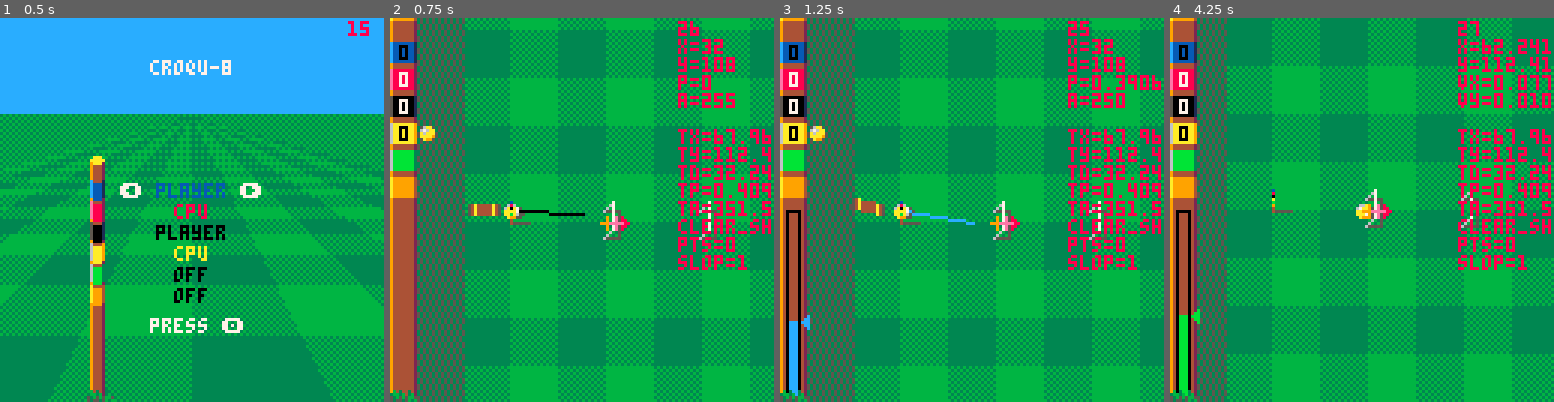
Above: before the commit, frames 1-4 (left to right).
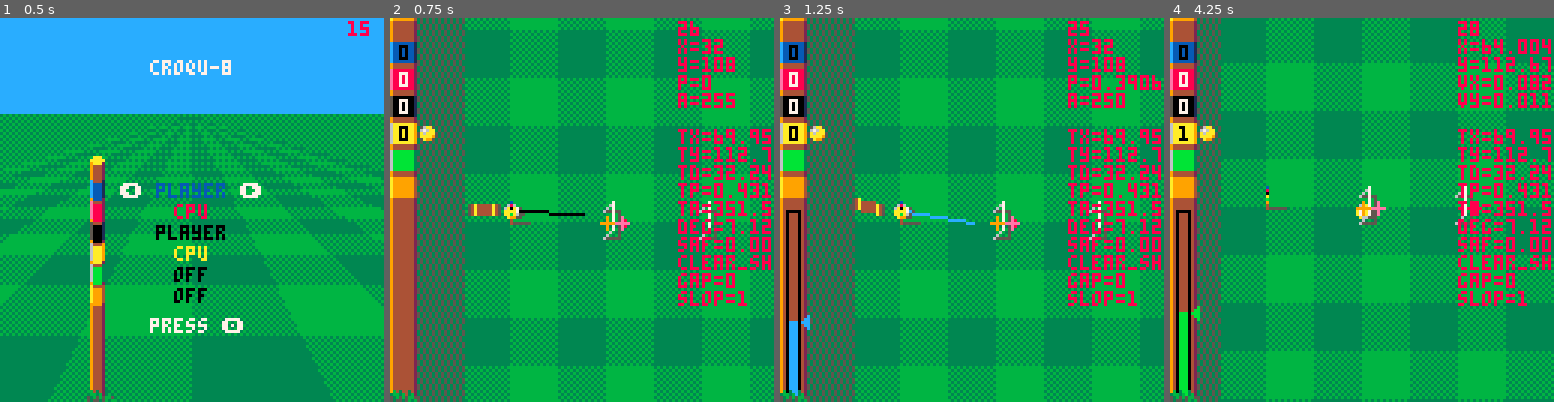
Above: after the commit, the same moments.

Repository: Joeltronics/croqu-8
Game: PICO-8 cartridge croquet.p8
Same seed, same stepped clock (60 frames per second), same inputs: the game is played once before the commit and once after it.
Inputs:
- Up to frame 1 (0.5 s): tap X (X key) at 0.33 s
- Up to frame 2 (0.75 s): tap O (Z key) at 0.7 s
- Up to frame 3 (1.25 s): tap X (X key) at 1.07 s
- Up to frame 4 (4.25 s): hold Right 1.6-2.1 s; tap O (Z key) every 0.4 s from 1.7 to 4.1 s; tap X (X key) at 1.85, 2.97, 4.08 s; hold Up 2.15-2.42 s; hold Right 2.47-3.03 s; hold Left 3.08-3.58 s; hold Down 3.63-3.97 s; hold Right from 4.02 s (still down)

Frame 1 is identical in both runs. In frame 2, 1.7% of the frame differs, in the area x 57-100%, y 28-75%; in frame 3, 1.7%; in frame 4, 10%, in the area x 2-100%, y 0-100%.

Commit message:
AI improvements

Diff:
--- a/croquet.p8
+++ b/croquet.p8
@@ -87,13 +87,13 @@
 -- AI logic consts
 --
 
-AI_TARGET_PAST_WICKET_POLE_DISTANCE = 4
+AI_TARGET_PAST_WICKET_POLE_DISTANCE = 6
 AI_TARGET_PAST_BALL_DISTANCE = 8
-AI_TOO_STEEP_MARGIN = 20
 AI_TARGET_AHEAD_OF_WICKET_DISTANCE = 8
 AI_CLEAR_SHOT_MIN_BALL_DISTANCE = 64
 AI_CLEAR_SHOT_MIN_BALL_DISTANCE_SQUARED = AI_CLEAR_SHOT_MIN_BALL_DISTANCE * AI_CLEAR_SHOT_MIN_BALL_DISTANCE
 AI_TARGET_BALL_MAX_WEIGHTED_DISTANCE = 128
+AI_TARGET_BALL_MAX_WEIGHTED_DISTANCE_EASY_SHOT = 24
 
 --
 -- Graphics Consts
@@ -184,6 +184,10 @@
 function lerp(a, b, t)
 	-- return a + t * (b - a)
 	return (1 - t) * a + t * b
+end
+
+function rlerp(val, a, b)
+	return (val - a) / (b - a)
 end
 
 function distance(dx, dy)
@@ -300,20 +304,8 @@
 end
 
 function ball_overlap(dx, dy)
-
-	-- Prevent overflow
-	-- if (abs(dx) + abs(dy) > 127) return 0, nil
-
-	-- local d2 = dx*dx + dy*dy
-
-	-- if (d2 and d2 > BALL_D2) return 0, nil
-
-	-- local d = sqrt(d2)
-
 	local d = distance(dx, dy)
-
 	local overlap = max(0, BALL_D + 0.25 - d) / d
-
 	return overlap, d
 end
 
@@ -336,10 +328,7 @@
 				dy = b1.y - b2.y
 			end
 
-			-- Prevent overflow
-			if (abs(dx) + abs(dy) <= 127) d2 = dx*dx + dy*dy
-
-			overlap, d = ball_overlap(dx, dy)
+			local overlap, d = ball_overlap(dx, dy)
 
 			if overlap > 0 then
 				any_collisions = true
@@ -727,8 +716,10 @@
 	local d = distance(dx, dy)
 
 	-- Determine a few flags that will be used later
-	local easy_shot, wrong_side, too_steep = cpu_check_next_wicket_flags(next_wicket, dx, dy, d)
-	local clear_shot = nearest_ball_distance_squared(player_ball) > AI_CLEAR_SHOT_MIN_BALL_DISTANCE_SQUARED
+	local easy_shot, wrong_side, target_angle_deg = cpu_check_next_wicket_flags(next_wicket, dx, dy, d)
+	local nearest_ball_d2 = nearest_ball_distance_squared(player_ball)
+	local clear_shot = nearest_ball_d2 > AI_CLEAR_SHOT_MIN_BALL_DISTANCE_SQUARED
+	local target_blocked = wicket_between(player_ball, tx, ty, false)
 
 	-- With no other balls in the way, this CPU player is too good - it can win before another player has a chance
 	-- But it does much worse when other balls are involved
@@ -737,50 +728,136 @@
 	local slop = 0
 	if (clear_shot) slop += 1
 
-	local points_ahead = points_ahead_of_next()
-	if (points_ahead >= 3) slop += 1
-	if (points_ahead >= 6) slop += 2
-	if (points_ahead >= 10) slop += 2
+	local lead_point_gap = lead_point_gap_of_lead_or_next()
+	if (lead_point_gap >= 3) slop += 1
+	if (lead_point_gap >= 5) slop += 1
+	if (lead_point_gap >= 7) slop += 1
+	if (lead_point_gap >= 9) slop += 1
+	if (lead_point_gap <= -2) slop -= 1
+	if (lead_point_gap <= -5) slop -= 1
 
 	--[[
-	First determine target point, without accounting for other balls
-
-	Target point might not be right under the wicket in some cases
-
-	- If we're at too steep of an angle, then aim slightly in front of wicket
-	- If there's another ball nearby and we don't have bonus shots yet, target it
+	First determine ideal target point, without accounting for other balls
+
+	Target point might not be right under the wicket in some cases - might want to aim slightly in front
 
 	TODO:
-	- See if we're lined up to score 2-3 wickets at once and go for that
-	- Figure out if there's a ball in the way of the target
+	- See if we're lined up in a way that can score 2 wickets at once (or even 2 wickets + pole) and go for that
+	- See if we can hit a ball past the next wicket
 	]]
 
-	local target_distance_past = 0
-
-	local target_ahead_of_wicket_distance = -AI_TARGET_AHEAD_OF_WICKET_DISTANCE
-	if (next_wicket.reverse) target_ahead_of_wicket_distance = -target_ahead_of_wicket_distance
+	local target_distance_past, play_safe_chance = 0, nil
 
 	if (easy_shot and not wrong_side) or next_wicket.pole then
-		-- Easy shot, or targeting a pole; no point checking if we should aim in front
+		-- Easy shot, or targeting a pole; no point trying any of the other logic
 		target_distance_past = AI_TARGET_PAST_WICKET_POLE_DISTANCE
 
-	elseif wrong_side and not too_steep then
-		-- Wrong side of wicket (by a lot, i.e. more than what would trigger too_steep), target even further in front
-		tx += 2 * target_ahead_of_wicket_distance
-
-	elseif too_steep or (player.bonus_shots and player.bonus_shots >= 2) or (d > 128) then
-		-- TODO: also factor in angle to wicket, and if player.shots > 1
-
-		-- Play it safe
-		-- Too steep to hit wicket directly, or we have 2 bonus shots, or we're far away
-		-- Target slightly in front of wicket to set up for next shot
-		tx += target_ahead_of_wicket_distance
+	elseif target_angle_deg >= 120 then
+		-- Wrong side of wicket (by a lot), keep targeting center of wicket
 
 	else
-		-- For medium-far shots, still might want to play it safe in certain conditions
-		local r = rnd()
-		if d > 64 and ((r >= 0.75) or (r >= 0.25 and slop >= 1)) then
-			tx += target_ahead_of_wicket_distance
+		-- Determine odds of playing it safe (targeting in
+		-- front of wicket instead of trying to go through)
+
+		if target_blocked or (player.bonus_shots or 0) >= 2 then
+			-- If target blocked, always play safe
+			-- Or if we have bonus shots we will lose on going through wicket, so no reason not to play this shot safe
+			-- TODO: don't do this when there's a ball in the way of the next wicket - would rather target that ball,
+			-- and targeting in front could make that not happen in some cases
+			play_safe_chance = 1
+
+		else
+			local angle_factor = max(0, rlerp(target_angle_deg, 30, 75))
+			local distance_factor = max(0, rlerp(d, 32, 192))
+			play_safe_chance = angle_factor + distance_factor
+
+			-- Slop factor - safer when shot will be less accurate
+			if slop >= 3 then
+				play_safe_chance *= 1.5
+			elseif slop >= 2 then
+				play_safe_chance *= 1.25
+			elseif slop >= 1 then
+				play_safe_chance *= 1.125
+			end
+
+			-- Extra (non bonus) shots factor
+			if player.shots >= 3 then
+				play_safe_chance *= 2
+			elseif player.shots >= 2 then
+				play_safe_chance *= 1.5
+			end
+
+			-- Factor in point gap - riskier when behind, safer when ahead
+			-- Note that this will also be reflected with slop_factor
+
+			if lead_point_gap >= 5 then
+				play_safe_chance *= 2
+			elseif lead_point_gap >= 3 then
+				play_safe_chance *= 1.5
+			elseif lead_point_gap >= -2 then
+				-- nothing
+			elseif lead_point_gap >= -5 then
+				play_safe_chance *= 0.75
+			elseif lead_point_gap >= -8 then
+				play_safe_chance *= 0.5
+			else
+				play_safe_chance = 0
+			end
+
+			-- If this is our last shot and there are other balls near the target,
+			-- play riskier since they might want to hit us
+			if player.shots + (player.bonus_shots or 0) <= 1 then
+				local target_nearest_ball_d2 = nearest_ball_distance_squared(player_ball, tx, ty)
+				if target_nearest_ball_d2 < 64 then -- d < 8
+					-- play_safe_chance -= 0.75
+					play_safe_chance *= 0.25
+				elseif target_nearest_ball_d2 < 256 then -- d < 16
+					-- play_safe_chance -= 0.5
+					play_safe_chance *= 0.5
+				elseif target_nearest_ball_d2 < 1024 then -- d < 32
+					-- play_safe_chance -= 0.25
+					play_safe_chance *= 0.75
+				elseif target_nearest_ball_d2 < 4096 then -- d < 64
+					-- play_safe_chance -= 0.125
+					play_safe_chance *= 7/8
+				end
+			end
+
+		end
+
+		-- If play_safe_chance < 10% or > 90%, snap to 0 or 1
+		if (play_safe_chance > 0.9) or (play_safe_chance >= 0.1 and play_safe_chance >= rnd()) then
+
+			-- Target in front of wicket
+
+			-- TODO: This logic can sometimes be bad, like when we just barely made it through the last wicket,
+			-- it causes us to aim further in front of the next wicket, which is worse for the nearby wicket
+
+			for i = 1,3 do
+
+				local tx_was, target_blocked_was = tx, target_blocked
+
+				if next_wicket.reverse then
+					tx += AI_TARGET_AHEAD_OF_WICKET_DISTANCE
+				else
+					tx -= AI_TARGET_AHEAD_OF_WICKET_DISTANCE
+				end
+
+				-- Update target_blocked for new target
+				target_blocked = wicket_between(player_ball, tx, ty, false)
+
+				-- If target isn't blocked, then we're fine with this position
+				if (not target_blocked) break
+
+				-- If target became blocked from this, then stick with what it was before
+				if not target_blocked_was then
+					-- This would make the target become newly blocked, so don't do it
+					tx, target_blocked = tx_was, target_blocked_was
+					break
+				end
+
+				-- Otherwise, target was blocked before, and still is - try next step further...
+			end
 
 		else
 			-- Targeting wicket directly
@@ -788,36 +865,41 @@
 			ty += cpu_shift_y_away_from_center_of_wicket(dy)
 			target_distance_past = AI_TARGET_PAST_WICKET_POLE_DISTANCE
 		end
-	end
-
-	--
-	-- Now check if we want to target another ball
-	--
-
-	local targeting_ball = false
-
-	if not (easy_shot or player.bonus_shots) then
+
+	end
+
+	local target_ball
+
+	if target_blocked or not player.bonus_shots then
 		-- No bonus shots, so target another ball to get them
-		-- (nnless it's an easy shot, then it's not worth it)
-		-- TODO: sometimes this could still be worth it even with easy shots, just to move other ball
-
-		local bx, by = cpu_target_ball(player_ball, next_wicket, too_steep, wrong_side)
-
-		if bx then
-			-- TODO: don't necessarily target ball head-on - adjust angle a smidge toward next wicket
-			tx, ty = bx, by
-			target_distance_past = AI_TARGET_PAST_BALL_DISTANCE
-			targeting_ball = true
-		end
-	end
-
-	-- TODO: if at this point there's a ball between here and the target, target that ball instead
+		-- Or target is blocked
+
+		target_ball = cpu_target_ball(player_ball, next_wicket, wrong_side, easy_shot, target_blocked)
+
+		if target_ball then
+			tx, ty = adjust_target_for_ball(tx, ty, target_ball)
+		end
+	end
+
+	-- Check if there's a ball between here and whatever is the current target
+	-- If so, target that ball instead
+
+	local other_ball_margin = 2
+	if (d <= 16) other_ball_margin = 0
+
+	local target_ball_between = ball_between(player_ball, tx, ty, other_ball_margin)
+	if target_ball_between then
+		target_ball = target_ball_between
+		tx, ty = adjust_target_for_ball(tx, ty, target_ball)
+	end
 
 	--
 	-- Target slightly past chosen point
 	--
 
-	tx_orig, ty_orig = tx, ty
+	local tx_orig, ty_orig = tx, ty
+
+	if (target_ball) target_distance_past = AI_TARGET_PAST_BALL_DISTANCE
 
 	if target_distance_past > 0 then
 		tx, ty = cpu_target_past(player_ball, tx, ty, target_distance_past)
@@ -827,19 +909,15 @@
 	-- Determine angle & power to hit target
 	--
 
-	local target_power, target_angle = cpu_determine_target_power_angle(player_ball, tx, ty, targeting_ball)
+	local target_power, target_angle = cpu_determine_target_power_angle(player_ball, tx, ty, target_ball)
 
 	--
 	-- Add slop
 	--
 
-	if (targeting_ball and points_ahead <= 0) slop -= 1
-
-	slop = max(0, slop)
-
-	for i = 0,slop do
-		target_power, target_angle = cpu_add_error(target_power, target_angle)
-	end
+	if (target_ball and lead_point_gap <= 0) slop -= 1
+
+	target_power, target_angle = cpu_add_error(target_power, target_angle, slop)
 
 	target_angle = round(target_angle * 256) / 256
 	target_power = clip_num(target_power, SHOT_POWER_METER_RATE, 1.0)
@@ -854,38 +932,52 @@
 		x_orig=tx_orig,
 		y_orig=ty_orig,
 		slop=slop,
+		target_angle_deg=target_angle_deg,
 		easy_shot=easy_shot,
 		wrong_side=wrong_side,
-		too_steep=too_steep,
+		target_blocked=target_blocked,
 		clear_shot=clear_shot,
 		targeting_ball=targeting_ball,
-		points_ahead=points_ahead,
+		lead_point_gap=lead_point_gap,
+		play_safe_chance=play_safe_chance,
 	}
 end
 
+function adjust_target_for_ball(tx, ty, target_ball)
+
+	-- Don't target ball head-on - adjust angle a smidge toward previous tx/ty
+
+	local tx_new, ty_new = target_ball.x, target_ball.y
+
+	local dx, dy = tx - target_ball.x, ty - target_ball.y
+	local d = distance(dx, dy)
+	if d then
+		local scale = 0.5 * BALL_R / d
+		tx_new += dx * scale
+		ty_new += dy * scale
+	end
+
+	return tx_new, ty_new
+end
+
 function cpu_check_next_wicket_flags(next_wicket, dx, dy, d)
 
-	local easy_shot, wrong_side, too_steep = false, false, false
+	local easy_shot, wrong_side, target_angle_deg = false, false, 0
 
 	if next_wicket.pole then
 		easy_shot = d < 16
 
 	else
-		easy_shot = abs(dx) < 16 and abs(dy) < 4
-
-		if next_wicket.reverse then
-			wrong_side = dx > 0
-		else
-			wrong_side = dx < 0
-		end
-
-		if not easy_shot then
-			local target_angle_deg = ((360*atan2(dx, dy) + 180) % 360) - 180
-			too_steep = (90 - AI_TOO_STEEP_MARGIN) < abs(target_angle_deg) and abs(target_angle_deg) < (90 + AI_TOO_STEEP_MARGIN)
-		end
-	end
-
-	return easy_shot, wrong_side, too_steep
+		if (next_wicket.reverse) dx = -dx
+
+		wrong_side = dx < 0
+
+		target_angle_deg = abs(((360*atan2(dx, dy) + 180) % 360) - 180)
+
+		easy_shot = (abs(dx) < 16 and target_angle_deg < 30) or (abs(dx) < 8 and abs(dy) < 4)
+	end
+
+	return easy_shot, wrong_side, target_angle_deg
 end
 
 function cpu_target_past(player_ball, tx, ty, extra_distance)
@@ -911,53 +1003,58 @@
 	return 0
 end
 
-function nearest_ball_distance_squared(ball)
-	-- Note: balls more than 127 away in either dimension will be ignored
+function nearest_ball_distance_squared(ball, x, y)
+	x, y = x or ball.x, y or ball.y
 	local d2 = 32767
 	for other_ball in all(balls) do
 		if other_ball != ball then
-			local dx, dy = abs(ball.x - other_ball.x), abs(ball.y - other_ball.y)
-			-- Protect against overflow
-			if dx <= 127 and dy <= 127 then
-				d2 = min(d2, dx*dx + dy*dy)
-			end
+			local other_ball_d2 = distance_squared(ball.x - other_ball.x, ball.y - other_ball.y)
+			if (other_ball_d2) d2 = min(d2, other_ball_d2)
 		end
 	end
 	return d2
 end
 
-function points_ahead_of_next()
-	local score = players[player_idx].last_wicket_idx
-
-	local points_ahead = 32767
+function lead_point_gap_of_lead_or_next()
+
+	local max_other_player_wicket = 0
 
 	for i = 1,#players do
 		local p = players[i]
 		if i != player_idx and p.enabled then
-			local delta = score - p.last_wicket_idx
-			if (delta <= 0) return 0
-			points_ahead = min(points_ahead, delta)
-		end
-	end
-
-	-- In case of single-player game
-	if (points_ahead == 32767) points_ahead = 0
-
-	return points_ahead
-end
-
-function wicket_between(x1, y1, x2, y2)
+			max_other_player_wicket = max(max_other_player_wicket, p.last_wicket_idx)
+		end
+	end
+
+	return players[player_idx].last_wicket_idx - max_other_player_wicket
+end
+
+function wicket_between(ball, tx, ty, target_is_ball, margin)
+
+	local x1, y1, x2, y2 = ball.x, ball.y, tx, ty
 
 	local line_dx, line_dy = x2 - x1, y2 - y1
 
-	local d2 = distance_squared(line_dx, line_dy)
-
-	-- In case of overflow, just return that it's not between (as well as when distance 0)
-	if ((not d2) or d2 == 0) return false
+	local d2 = distance_squared(line_dx, line_dy) or 0
+
+	-- In case of overflow or distance 0, just return that it's not between
+	if (d2 <= 0) return false
+	local d = sqrt(d2)
+	if (d <= 0) return false
+
+	-- We don't want to use center of ball, but rather outer edges of ball
+	-- (e.g. in case our ball, or target ball, is straddling a wicket)
+	-- So instead of checking if t is in range [0, 1] below, use slightly smaller range
+	local t_min = BALL_R / d
+
+	local t_max = 1
+	if (target_is_ball) t_max = 1 - t_min
+
+	if (t_min >= t_max or t_max <= 0 or t_min >= 1) return false
 
 	for wicket in all(WICKET_COLLISION_POINTS) do
 		-- Hidden wickets would be redundant
-		-- TODO: instead, maintain separate list of hidden wickets and just iterate that
+		-- TODO optimization: instead, maintain separate list of non-hidden wickets and just iterate that
 		if not wicket.hidden then
 
 			-- Determine distance from point (wicket.x, wicket.y) to line segment [(x1, y1), (x2, y2)]
@@ -967,18 +1064,20 @@
 
 			-- Project point onto the line
 
-			-- First, determine interpolation parameter t: 0 = at (x1, y1), 1 = at (y2, y2)
+			-- First, determine interpolation parameter along line segment: t = 0 at (x1, y1), 1 at (y2, y2)
 			local dot = wicket_dx * line_dx + wicket_dy * line_dy
 			local t = dot / d2
 
-			-- If t is not in range [0, 1], then point on this line is not within the segment
-			if 0 < t and t < 1 then
+			-- If t is not in range [0, 1] (or slightly less - see above), then projected point is beyond ends of line segment
+			-- If it is, then project it onto line segment, and check distance from projected point
+			if t_min < t and t < t_max then
 				local proj_x = lerp(x1, x2, t)
 				local proj_y = lerp(y1, y2, t)
 
+				-- TODO optimization: only need to compare distance^2 for this
 				local wicket_distance = distance(wicket.x - proj_x, wicket.y - proj_y)
 
-				if (wicket_distance < 4) return true
+				if (wicket_distance < BALL_POLE_D + (margin or 0)) return true
 			end
 		end
 	end
@@ -986,21 +1085,76 @@
 	return false
 end
 
-function cpu_target_ball(player_ball, next_wicket, too_steep, wrong_side)
+function ball_between(ball, tx, ty, margin)
+	-- Checks if there are any balls between ball & target. If so, returns the ball that is closest to ball
+	-- Largely copied from wicket_between(), but a few differences
+	-- TODO: try to consolidate these functions?
+
+	local x1, y1, x2, y2 = ball.x, ball.y, tx, ty
+
+	local line_dx, line_dy = x2 - x1, y2 - y1
+	local d2 = distance_squared(line_dx, line_dy) or 0
+	if (d2 <= 0) return false
+	local d = sqrt(d2)
+	if (d <= 0) return false
+
+	local t_min = BALL_R / d
+
+	-- Unlike wicket_between(), we leave t_max as 1 - if a ball is overlapping the target, then still want to target the ball
+	local t_max = 1
+	-- local t_max = 1 + t_min -- TODO: would this be better?
+
+	if (t_max <= 0 or t_min >= 1 or t_min >= t_max) return false
+
+	local closest_ball = nil
+	local closest_ball_d2 = nil
+
+	for other_ball in all(balls) do
+		if other_ball != ball then
+			local ball_dx = other_ball.x - ball.x
+			local ball_dy = other_ball.y - ball.y
+
+			local t = (ball_dx * line_dx + ball_dy * line_dy) / d2
+
+			if t_min < t and t < t_max then
+				local proj_x = lerp(x1, x2, t)
+				local proj_y = lerp(y1, y2, t)
+				local ball_distance = distance(other_ball.x - proj_x, other_ball.y - proj_y)
+
+				if (ball_distance <= BALL_D + (margin or 0)) then
+					local other_ball_d2 = distance_squared(ball_dx, ball_dy)
+					if (not closest_ball_d2) or other_ball_d2 < closest_ball_d2 then
+						closest_ball, closest_ball_d2 = other_ball, other_ball_d2
+					end
+				end
+			end
+		end
+	end
+
+	return closest_ball
+end
+
+function cpu_target_ball(player_ball, next_wicket, wrong_side, easy_shot, target_blocked)
 
 	local tx, ty = next_wicket[1], next_wicket[2]
-	local dx, dy = tx - player_ball.x, ty - player_ball.y
-
-	-- Only target ball if the weighted distance is less than this
-	local best_score = AI_TARGET_BALL_MAX_WEIGHTED_DISTANCE
-	if (not (too_steep or wrong_side)) best_score = min(best_score, 0.75*distance(dx, dy))
+	local d = distance(tx - player_ball.x, ty - player_ball.y)
+
+	-- Only target a ball if the weighted distance is less than this
+	local best_score = min(0.75*d, AI_TARGET_BALL_MAX_WEIGHTED_DISTANCE)
+
+	if wrong_side or target_blocked then
+		-- In one of these cases, always go for closest ball (within a reasonable range)
+		best_score = AI_TARGET_BALL_MAX_WEIGHTED_DISTANCE
+	elseif easy_shot then
+		-- May still want to target another ball just to move it - but only if it's not far out of the way
+		best_score = min(best_score, AI_TARGET_BALL_MAX_WEIGHTED_DISTANCE_EASY_SHOT)
+	end
 
 	-- Figure out best ball to target for bonus shot
-	local bx, by
+	-- local bx, by
+	local target_ball
 	for b in all(balls) do
-		if b != player_ball and not wicket_between(player_ball.x, player_ball.y, b.x, b.y) then
-
-			-- TODO: check if there's a wicket/pole in the way (not simple!)
+		if b != player_ball and not wicket_between(player_ball, b.x, b.y, true, 1.5) then
 
 			local d_self = distance(b.x - player_ball.x, b.y - player_ball.y)
 
@@ -1017,15 +1171,15 @@
 
 			if score < best_score then
 				-- This is the best candidate so far
-				bx, by, best_score = b.x, b.y, score
-			end
-		end
-	end
-
-	return bx, by
-end
-
-function cpu_determine_target_power_angle(player_ball, tx, ty, targeting_ball)
+				target_ball, best_score = b, score
+			end
+		end
+	end
+
+	return target_ball
+end
+
+function cpu_determine_target_power_angle(player_ball, tx, ty, target_ball)
 
 	dx, dy = tx - player_ball.x, ty - player_ball.y
 	local target_angle = atan2(dx, dy)
@@ -1035,33 +1189,41 @@
 	local target_power = sqrt(d) / 14
 
 	-- If we're targeting a nearby ball, increase power
-	-- Note that "cpu_target_past" has already been handled
-	if (targeting_ball and d < 16) target_power *= 2
+	-- Note that "cpu_target_past" has already been handled, so don't need to add extra for that
+	if target_ball then
+		if d < 16 then
+			target_power *= 2
+		elseif d < 32 then
+			target_power *= 1.5
+		end
+	end
 
 	target_power = clip_num(target_power, SHOT_POWER_METER_RATE, 1-SHOT_POWER_METER_RATE)
 
 	return target_power, target_angle
 end
 
-function cpu_add_error(target_power, target_angle)
-
-	local angle_err
-
-	local r = rnd()
-	if r > 0.9 then
-		angle_err = 2*ANGLE_STEP
-	elseif r > 0.75 then
-		angle_err = ANGLE_STEP
-	elseif r > 0.25 then
-		angle_err = 0
-	elseif r > 0.1 then
-		angle_err = -ANGLE_STEP
-	else
-		angle_err = -2*ANGLE_STEP
-	end
-	target_angle = (target_angle + angle_err) % 1.0
-
-	target_power += (rnd() - 0.5) / 32
+function cpu_add_error(target_power, target_angle, slop)
+	if slop > 0 then
+
+		local angle_err
+
+		local r = rnd()
+		if r > 0.9 then
+			angle_err = 2*ANGLE_STEP
+		elseif r > 0.75 then
+			angle_err = ANGLE_STEP
+		elseif r > 0.25 then
+			angle_err = 0
+		elseif r > 0.1 then
+			angle_err = -ANGLE_STEP
+		else
+			angle_err = -2*ANGLE_STEP
+		end
+		target_angle = (target_angle + slop * angle_err) % 1.0
+
+		target_power += slop * (rnd() - 0.5) / 32
+	end
 
 	return target_power, target_angle
 end
@@ -1904,14 +2066,16 @@
 			print('td=' .. player.cpu_target.d)
 			print('tp=' .. player.cpu_target.power)
 			print('ta=' .. (player.cpu_target.angle * 360))
+			print('deg=' .. player.cpu_target.target_angle_deg)
+			print('saf=' .. (player.cpu_target.play_safe_chance or 'nil'))
 
 			if (player.cpu_target.easy_shot) print('easy_shot')
+			if (player.cpu_target.target_blocked) print('target_blocked')
 			if (player.cpu_target.wrong_side) print('wrong_side')
-			if (player.cpu_target.too_steep) print('too_steep')
 			if (player.cpu_target.clear_shot) print('clear_shot')
 			if (player.cpu_target.targeting_ball) print('targeting_ball')
 
-			print('pts=' .. player.cpu_target.points_ahead)
+			print('gap=' .. player.cpu_target.lead_point_gap)
 			print('slop=' .. player.cpu_target.slop)
 		end
 	end
Not shown, changed: README.md
